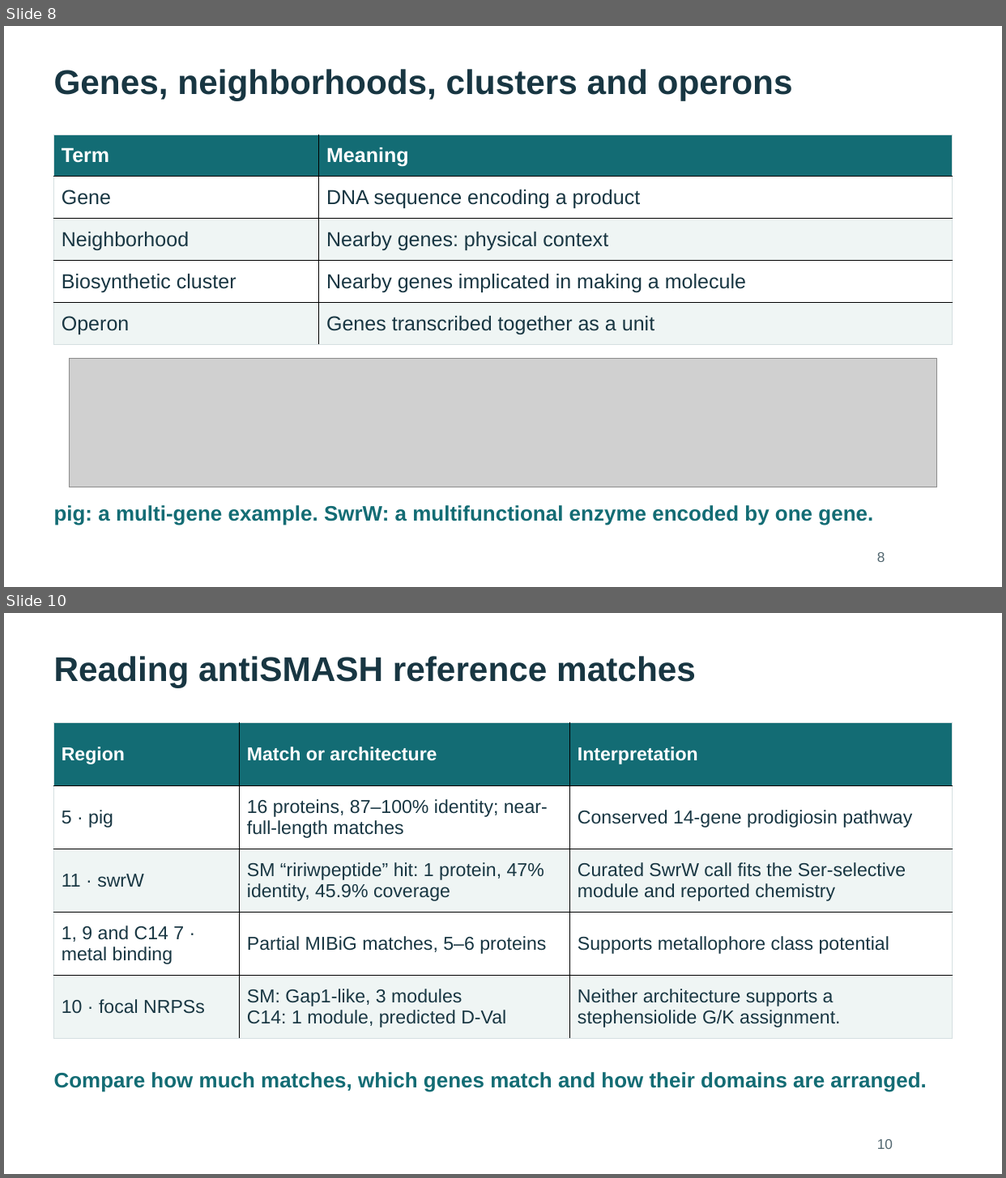
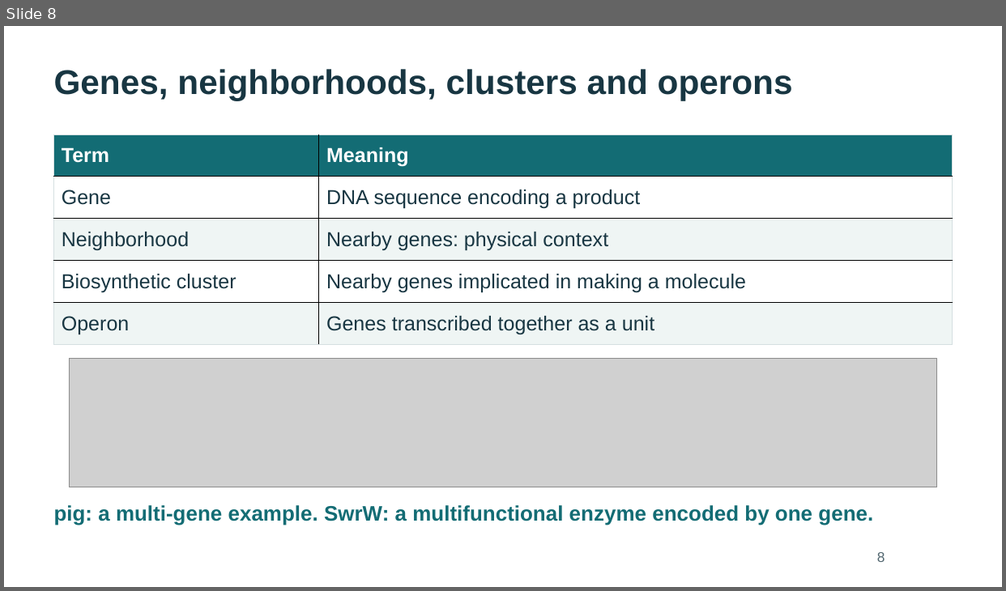
Before and after one commit to WhyAdr/sm-manu, a slide deck: explainer/NMZ-Serratia-genomics-explainer-2026-10-20.pptx. Shown one above the other, each under a label of ours: slides 8 and 10 before the commit, slide 8 after it; the slides between them are not shown. The pictures are 1006x1178 and 1006x591 pixels, drawn with LibreOffice and Linux fonts; fonts in the diff are those of the drawing; grey boxes stand for pictures. Boxes give left, top, right and bottom in pixels: in the first picture for what was removed or moved away, otherwise in the second. Text is boxed around its words. In the diff, an @@ line names an element or a change of style, - is before the commit and + after.

```diff
--- a/explainer/NMZ-Serratia-genomics-explainer-2026-10-20.pptx
+++ b/explainer/NMZ-Serratia-genomics-explainer-2026-10-20.pptx
@@ slide 10 removed at [4, 613, 1002, 1174], background #FFFFFF @@
@@ text removed at [54, 656, 696, 688] @@
-Reading antiSMASH reference matches
@@ table removed at [54, 723, 953, 1039], 5 rows, 3 columns @@
-Region | Match or architecture | Interpretation
-5 · pig | 16 proteins, 87–100% identity; near-full-length matches | Conserved 14-gene prodigiosin pathway
-11 · swrW | SM “ririwpeptide” hit: 1 protein, 47% identity, 45.9% coverage | Curated SwrW call fits the Ser-selective module and reported chemistry
-1, 9 and C14 7 · metal binding | Partial MIBiG matches, 5–6 proteins | Supports metallophore class potential
-10 · focal NRPSs | SM: Gap1-like, 3 modules / C14: 1 module, predicted D-Val | Neither architecture supports a stephensiolide G/K assignment.
@@ text removed at [54, 1072, 926, 1093] @@
-Compare how much matches, which genes match and how their domains are arranged.
@@ text removed at [877, 1139, 893, 1149] @@
-10
```
Also in this commit, not shown: 16 slides changed, 9 slides added, 2 other slides removed, 9 other files.
